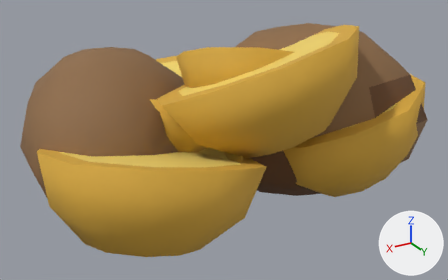
What one commit did to the Blender file art/blender/cachelos.blend.
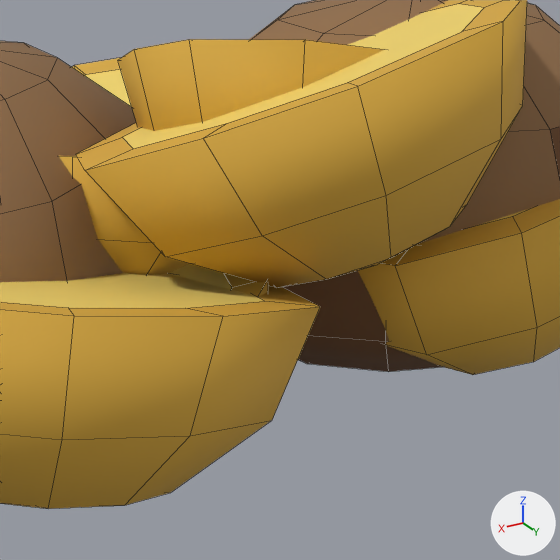
Old and new are each drawn whole from a 50 mm camera at (0.307, 0.512, 0.31) aimed at (-0.005, -0.008, 0.05) and again close up on the part from 28% to 83% of the width and 11% to 100% of the height. Every picture has the same lights, and +X, +Y and +Z are marked at lower right. The older version's two pictures come first. The close-ups show mesh edges as thin lines.

The scene before the commit, as lines of its bpy script (objects in view):
```python
me_cachelos_cooked = bpy.data.meshes.new('cachelos_cooked')
me_cachelos_cooked.from_pydata(...)  # 164 vertices, 164 faces; spans x -0.204..0.2, y -0.205..0.141, z 0.0..0.187
# faces by material slot: [160, 4]
me_cachelos_cooked.materials.append(mat_mat_potato_cooked_dark)  # orange #d8a93c
me_cachelos_cooked.materials.append(mat_mat_potato_cooked)  # yellow #f2d56b
me_cachelos_pieces_a = bpy.data.meshes.new('cachelos_pieces_a')
me_cachelos_pieces_a.from_pydata(...)  # 123 vertices, 123 faces; spans x -0.172..0.166, y -0.163..0.122, z 0.0..0.084
# faces by material slot: [120, 3]
me_cachelos_pieces_a.materials.append(mat_mat_potato_cooked_dark)  # orange #d8a93c
me_cachelos_pieces_a.materials.append(mat_mat_potato_cooked)  # yellow #f2d56b
me_cachelos_pieces_b = bpy.data.meshes.new('cachelos_pieces_b')
me_cachelos_pieces_b.from_pydata(...)  # 82 vertices, 82 faces; spans x -0.114..0.116, y -0.079..0.062, z 0.045..0.127
# faces by material slot: [80, 2]
me_cachelos_pieces_b.materials.append(mat_mat_potato_cooked_dark)  # orange #d8a93c
me_cachelos_pieces_b.materials.append(mat_mat_potato_cooked)  # yellow #f2d56b
ob_cachelos_cooked = bpy.data.objects.new('cachelos_cooked', me_cachelos_cooked)
ob_cachelos_cooked.parent = ob_cachelos
ob_cachelos_cooked.location = (0.0, 0.0, 0.0)
ob_cachelos_pieces_a = bpy.data.objects.new('cachelos_pieces_a', me_cachelos_pieces_a)
ob_cachelos_pieces_a.parent = ob_cachelos_pieces
ob_cachelos_pieces_a.location = (0.0, 0.0, 0.0)
ob_cachelos_pieces_b = bpy.data.objects.new('cachelos_pieces_b', me_cachelos_pieces_b)
ob_cachelos_pieces_b.parent = ob_cachelos_pieces
ob_cachelos_pieces_b.location = (0.0, 0.0, 0.0)
# also in view: 'cachelos_pieces_c' at (-0.005, 0.045, 0.134); 'cachelos_raw' at (0.0, -0.013, 0.086)
```
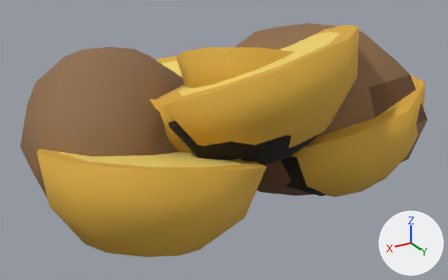
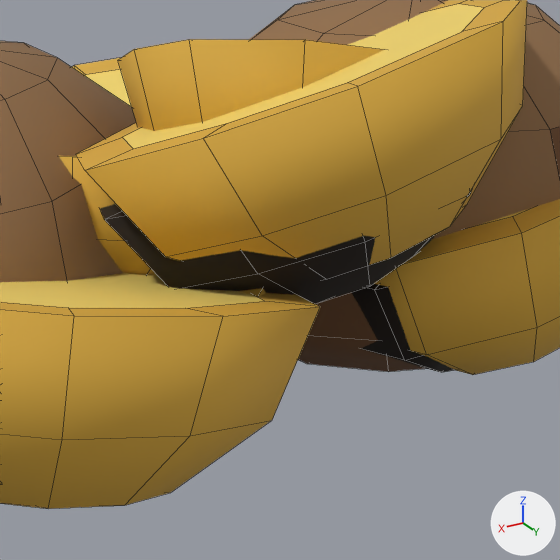
The change, as a diff of the scene's bpy script:
```diff
--- a/art/blender/cachelos.blend.py
+++ b/art/blender/cachelos.blend.py
@@ mat_mat_potato_burnt_dark @@
+mat_mat_potato_burnt_dark = principled_material('mat_potato_burnt_dark')
+mat_mat_potato_burnt_dark.base_color = (0.013, 0.0075, 0.00439)  # black #1e150e
+mat_mat_potato_burnt_dark.roughness = 0.95
@@ mat_mat_potato_burnt @@
+mat_mat_potato_burnt = principled_material('mat_potato_burnt')
+mat_mat_potato_burnt.base_color = (0.0685, 0.0356, 0.0176)  # brown #4a3524
+mat_mat_potato_burnt.roughness = 0.95
@@ me_cachelos_burnt @@
+me_cachelos_burnt.from_pydata(...)  # 164 vertices, 164 faces; spans x -0.187..0.181, y -0.186..0.129, z 0.0..0.153
+# faces by material slot: [160, 4]
+me_cachelos_burnt.materials.append(mat_mat_potato_burnt_dark)  # black #1e150e
+me_cachelos_burnt.materials.append(mat_mat_potato_burnt)  # brown #4a3524
@@ ob_cachelos_burnt @@
+ob_cachelos_burnt = bpy.data.objects.new('cachelos_burnt', me_cachelos_burnt)
+ob_cachelos_burnt.parent = ob_cachelos
+ob_cachelos_burnt.location = (0.0, 0.0, 0.0)
```

What differs and where, as boxes (x1, y1, x2, y2) in the close-ups (560 x 560 px):
'cachelos_burnt', added
    after: (100, 190, 472, 372)
'cachelos_pieces_a', unchanged, covered by the edit
    before: (168, 244, 417, 296)
    after: (239, 288, 266, 296)
